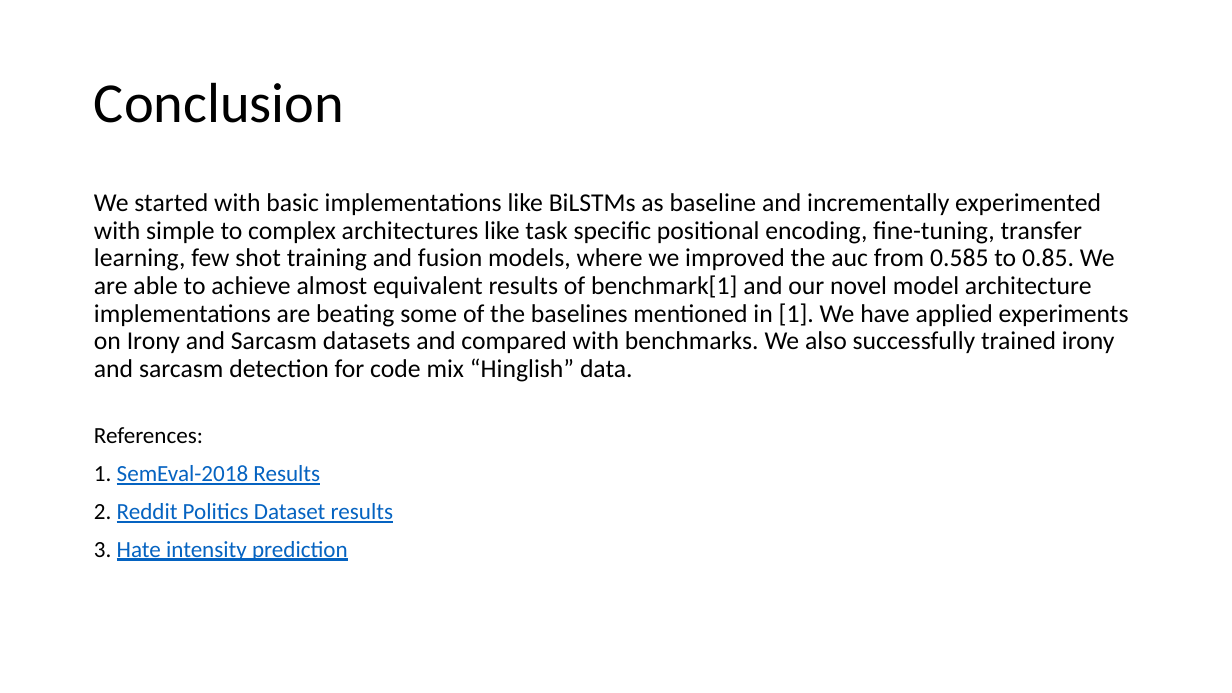
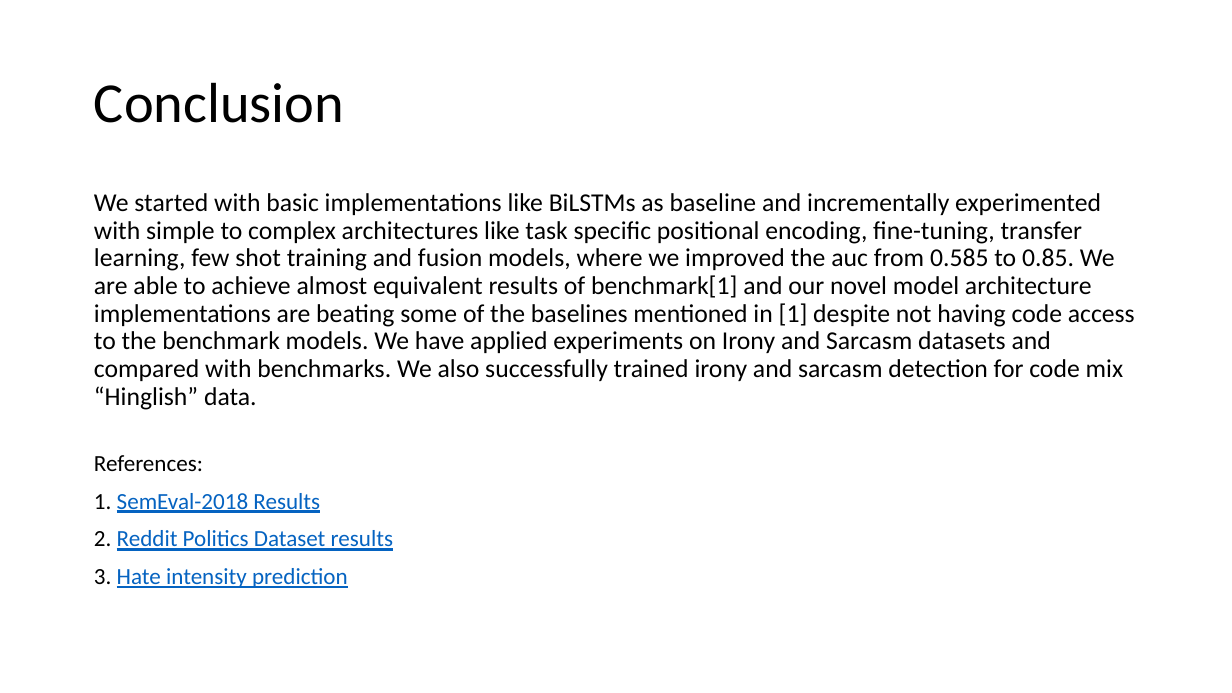
Before and after one commit to swaroop4learning/sarcasm-irony-detection, a slide deck: slide 18 of 15-final-presentation.pptx. Drawn at 1232x693 pixels with LibreOffice and Linux fonts; fonts in the diff are those of the drawing. Boxes give left, top, right and bottom in pixels: in the first picture for what was removed or moved away, otherwise in the second. Text is boxed around its words. In the diff, an @@ line names an element or a change of style, - is before the commit and + after.

Commit message:
final submission

```diff
--- a/15-final-presentation.pptx
+++ b/15-final-presentation.pptx
@@ text at <box>94,193,1135,410</box>: text changed @@
-We started with basic implementations like BiLSTMs as baseline and incrementally experimented with simple to complex architectures like task specific positional encoding, fine-tuning, transfer learning, few shot training and fusion models, where we improved the auc from 0.585 to 0.85. We are able to achieve almost equivalent results of benchmark[1] and our novel model architecture implementations are beating some of the baselines mentioned in [1]. We have applied experiments on Irony and Sarcasm datasets and compared with benchmarks. We also successfully trained irony and sarcasm detection for code mix “Hinglish” data.
+We started with basic implementations like BiLSTMs as baseline and incrementally experimented with simple to complex architectures like task specific positional encoding, fine-tuning, transfer learning, few shot training and fusion models, where we improved the auc from 0.585 to 0.85. We are able to achieve almost equivalent results of benchmark[1] and our novel model architecture implementations are beating some of the baselines mentioned in [1] despite not having code access to the benchmark models. We have applied experiments on Irony and Sarcasm datasets and compared with benchmarks. We also successfully trained irony and sarcasm detection for code mix “Hinglish” data.
```
